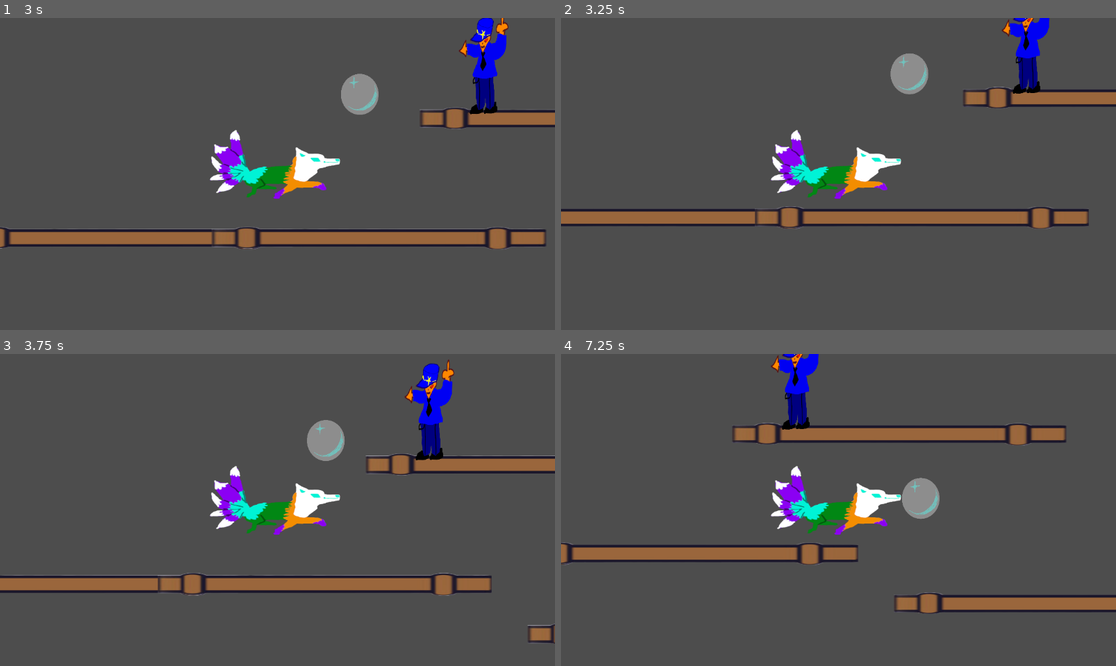
Above: before the commit, frames 1-4 (two rows, left to right).
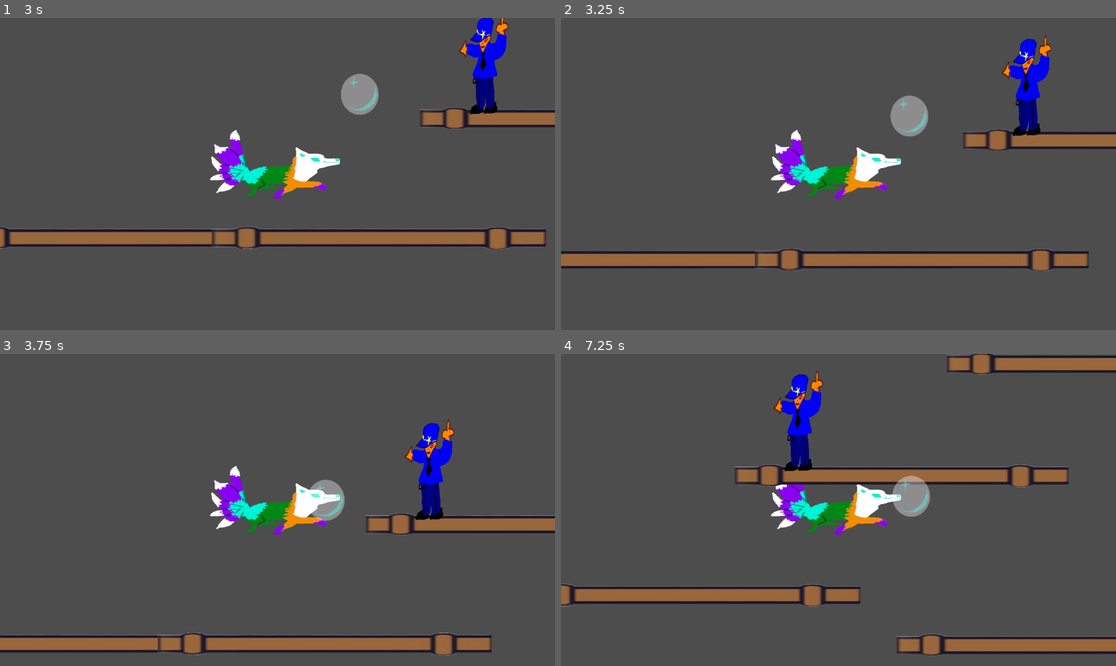
Above: after the commit, the same moments.

Repository: blacitea/waterslide
Game: Godot game, scene res://scene/main.tscn
Two runs of this game, one before a commit and one after it. Both use one fixed random seed, a clock stepped at 60 frames per second and the inputs below.
Inputs:
- Up to frame 1 (3 s): tap Enter (ui_accept) at 0.5, 1.35, 1.52, 1.82, 2.85 s; hold Enter (ui_accept) 0.53-1.28 s; hold Enter (ui_accept) 2.03-2.78 s
- Up to frame 2 (3.25 s): tap Enter (ui_accept) at 3.02 s
- Up to frame 3 (3.75 s): tap Enter (ui_accept) at 3.32 s; hold Enter (ui_accept) from 3.53 s (still down)
- Up to frame 4 (7.25 s): release Enter (ui_accept) at 4.28 s; tap Enter (ui_accept) at 4.35, 4.52, 4.82, 5.85, 6.02, 6.32 s; hold Enter (ui_accept) 5.03-5.78 s; hold Enter (ui_accept) from 6.53 s (still down)

Frame 1 is identical in both runs. In frame 2, 17% of the frame differs, in the area x 0-100%, y 0-82%; in frame 3, 18%; in frame 4, 21%, in the area x 0-100%, y 0-97%.

Commit message:
update jump press

Diff:
--- a/scene/blue_bubble.tscn
+++ b/scene/blue_bubble.tscn
@@ -24,6 +24,7 @@
 
 [node name="CollisionShape2D" type="CollisionShape2D" parent="."]
 shape = SubResource("CircleShape2D_raljk")
+one_way_collision = true
 
 [node name="Area2D" type="Area2D" parent="."]
 
--- a/scripts/character_body_2d_2.gd
+++ b/scripts/character_body_2d_2.gd
@@ -42,7 +42,7 @@
 	if not is_on_floor():
 		velocity.y += gravity * delta
 
-	if Input.is_action_just_pressed("ui_accept"):
+	if Input.is_action_pressed("ui_accept"):
 		if is_on_floor():
 			velocity.y = JUMP_FORCE
 		if not has_started:
